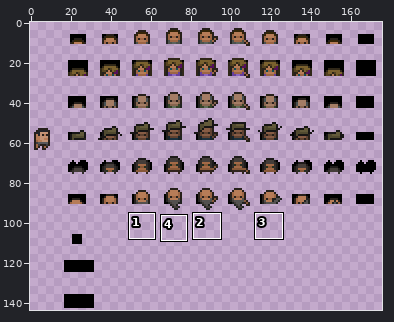
Edited in one commit: sprite sheet (Art/16x16 Pixel Art Roguelike (Village) Pack/Enemies/Villagers/villagers_window_base.png). The picture above shows the old version from afar; the outline marks the close-up.
Close-up. Old version:
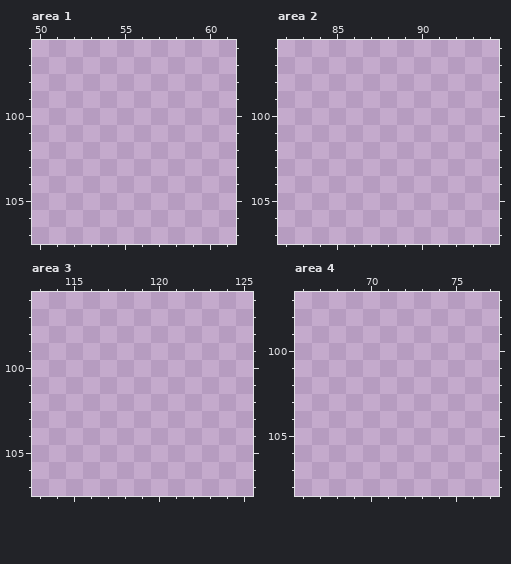
The file is 176x144 pixels. Colours within 5 levels of each other are drawn and written as one. Shown: area 1: x 50..61, y 96..107; area 2: x 82..94, y 96..107; area 3: x 113..125, y 96..107; area 4: x 66..77, y 97..108. The commit also changed other parts of the picture, which this record leaves out.
Palette (. is transparent): 
After the commit:
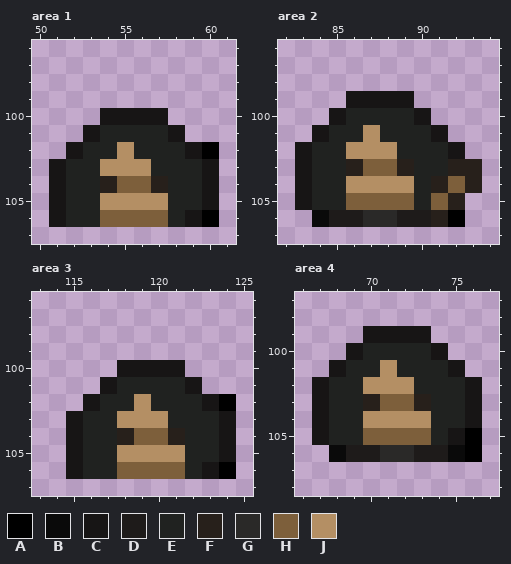
Colours new in this view: A #000000  B #0a0a0a  C #171515  D #1e1b1a  E #202220  F #27201b  G #2a2928  H #7d5f3b  J #b48f64
Difference:
Area 1:
Colour A now appears in row 102 at x 60; in row 106 at x 60.
Colour C now appears in row 100 at x 54 to 57; in row 101 at x 53 and 58; in row 102 at x 52 and 59; in rows 103 to 105 at x 51 and 60; in row 106 at x 51 and 59.
Colour E now appears in row 101 at x 54 to 57; in row 102 at x 53 to 54 and 56 to 58; in row 103 at x 52 to 53 and 57 to 59; in rows 104 to 105 at x 52 to 53 and 58 to 59; in row 106 at x 52 to 53 and 58.
Colour F now appears in row 104 at x 54 and 57.
Colour H now appears in row 104 at x 55 to 56; in row 106 at x 54 to 57.
Colour J now appears in row 102 at x 55; in row 103 at x 54 to 56; in row 105 at x 54 to 57.
Area 2:
Colour A now appears in row 106 at x 92.
Colour B now appears in row 106 at x 84.
Colour C now appears in row 99 at x 86 to 89; in row 100 at x 85 and 90; in row 101 at x 84 and 91; in row 102 at x 83 and 92; in rows 103 to 105 at x 83.
Colour D now appears in row 106 at x 85 to 86 and 89 to 90.
Colour E now appears in row 100 at x 86 to 89; in row 101 at x 85 to 86 and 88 to 90; in row 102 at x 84 to 85 and 89 to 91; in row 103 at x 84 to 85 and 90 to 91; in rows 104 to 105 at x 84 to 85 and 90.
Colour F now appears in row 103 at x 86, 89 and 92 to 93; in row 104 at x 91 and 93; in row 105 at x 92; in row 106 at x 91.
Colour G now appears in row 106 at x 87 to 88.
Colour H now appears in row 103 at x 87 to 88; in row 104 at x 92; in row 105 at x 86 to 89 and 91.
Colour J now appears in row 101 at x 87; in row 102 at x 86 to 88; in row 104 at x 86 to 89.
Area 3:
Colour A now appears in row 102 at x 124; in row 106 at x 124.
Colour C now appears in row 100 at x 118 to 121; in row 101 at x 117 and 122; in row 102 at x 116 and 123; in rows 103 to 105 at x 115 and 124; in row 106 at x 115 and 123.
Colour E now appears in row 101 at x 118 to 121; in row 102 at x 117 to 118 and 120 to 122; in row 103 at x 116 to 117 and 121 to 123; in rows 104 to 105 at x 116 to 117 and 122 to 123; in row 106 at x 116 to 117 and 122.
Colour F now appears in row 104 at x 118 and 121.
Colour H now appears in row 104 at x 119 to 120; in row 106 at x 118 to 121.
Colour J now appears in row 102 at x 119; in row 103 at x 118 to 120; in row 105 at x 118 to 121.
Area 4:
Colour A now appears in rows 105 to 106 at x 76.
Colour B now appears in row 106 at x 68 and 75.
Colour C now appears in row 99 at x 70 to 73; in row 100 at x 69 and 74; in row 101 at x 68 and 75; in rows 102 to 104 at x 67 and 76; in row 105 at x 67 and 75.
Colour D now appears in row 106 at x 69 to 70 and 73 to 74.
Colour E now appears in row 100 at x 70 to 73; in row 101 at x 69 to 70 and 72 to 74; in row 102 at x 68 to 69 and 73 to 75; in rows 103 to 104 at x 68 to 69 and 74 to 75; in row 105 at x 68 to 69 and 74.
Colour F now appears in row 103 at x 70 and 73.
Colour G now appears in row 106 at x 71 to 72.
Colour H now appears in row 103 at x 71 to 72; in row 105 at x 70 to 73.
Colour J now appears in row 101 at x 71; in row 102 at x 70 to 72; in row 104 at x 70 to 73.
